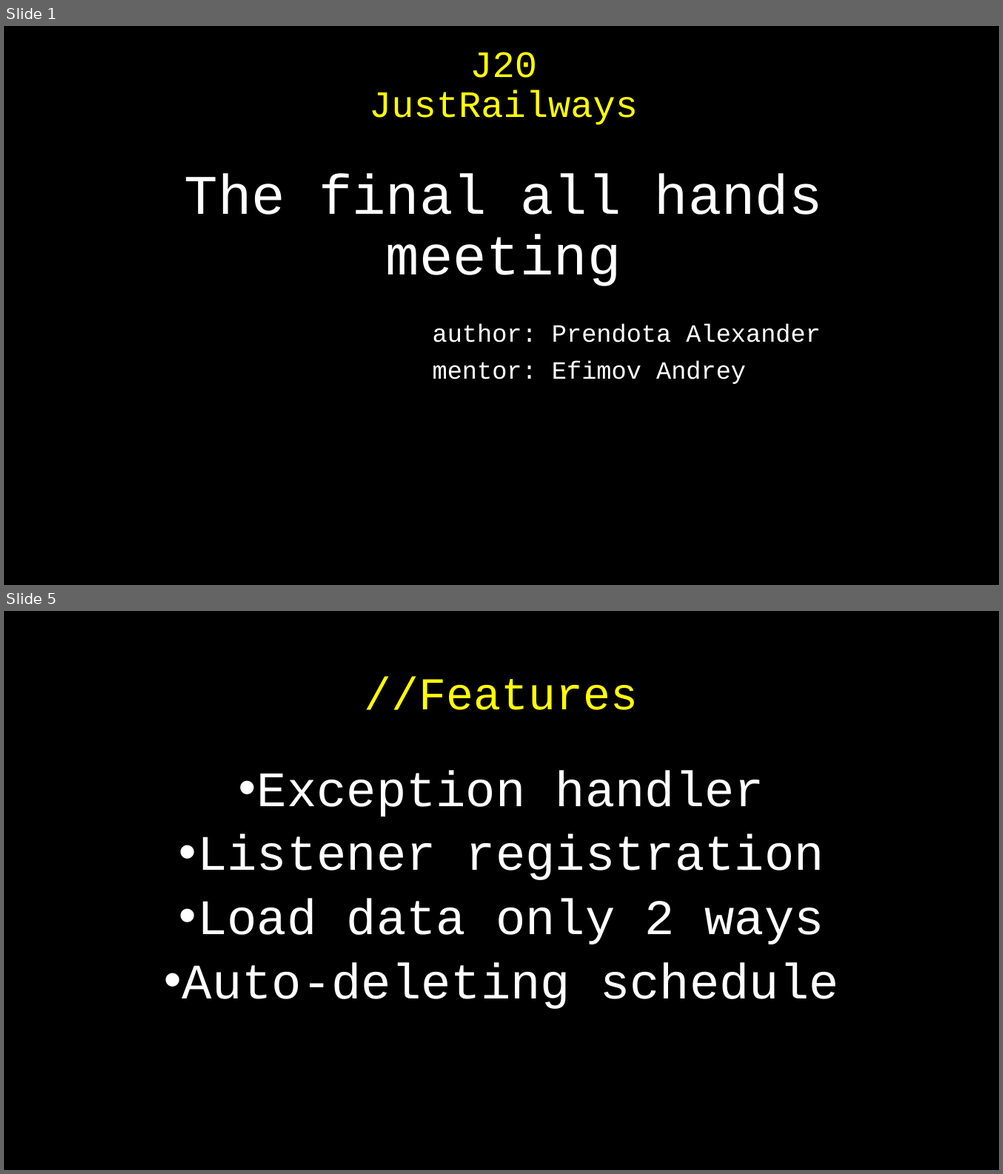
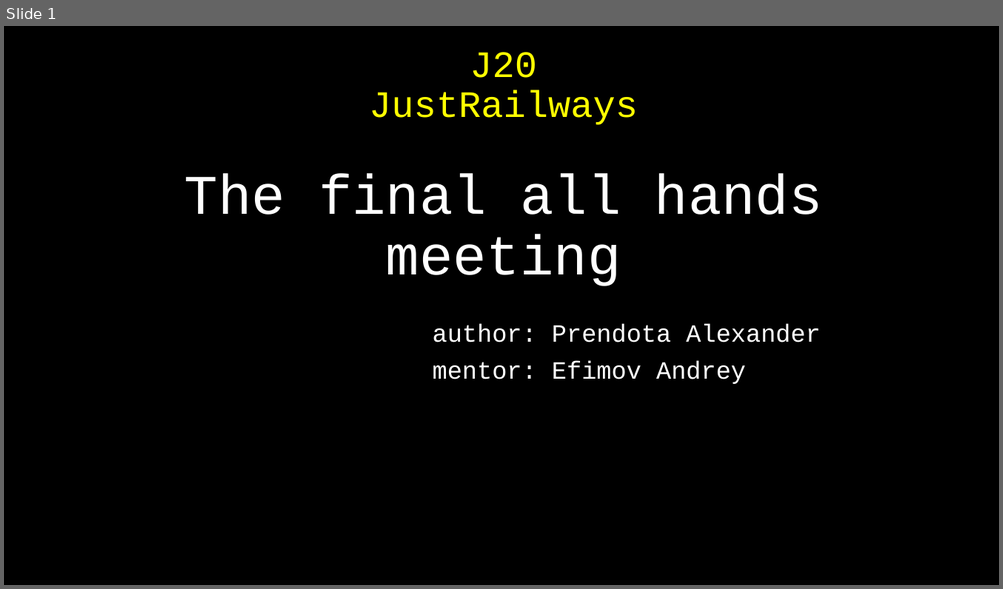
Before and after one commit to AlexanderPrendota/Schweizerische-Bundesbahnen, a slide deck: Project plan/The final All Hands Meeting.pptx. Shown one above the other, each under a label of ours: slides 1 and 5 before the commit, slide 1 after it; the slides between them are not shown. The pictures are 1003x1174 and 1003x589 pixels, drawn with LibreOffice and Linux fonts; fonts in the diff are those of the drawing. Boxes give left, top, right and bottom in pixels: in the first picture for what was removed or moved away, otherwise in the second. Text is boxed around its words. In the diff, an @@ line names an element or a change of style, - is before the commit and + after.

```diff
--- a/Project plan/The final All Hands Meeting.pptx
+++ b/Project plan/The final All Hands Meeting.pptx
@@ slide 5 removed at (x1=4, y1=611, x2=999, y2=1170), background #000000 @@
@@ title removed at (x1=364, y1=677, x2=638, y2=710) @@
-//Features
@@ text removed at (x1=182, y1=770, x2=838, y2=1009) @@
-• Exception handler
-• Listener registration
-• Load data only 2 ways
-• Auto-deleting schedule
```
Also in this commit, not shown: 6 slides changed, 3 other slides removed, 1 other file.
